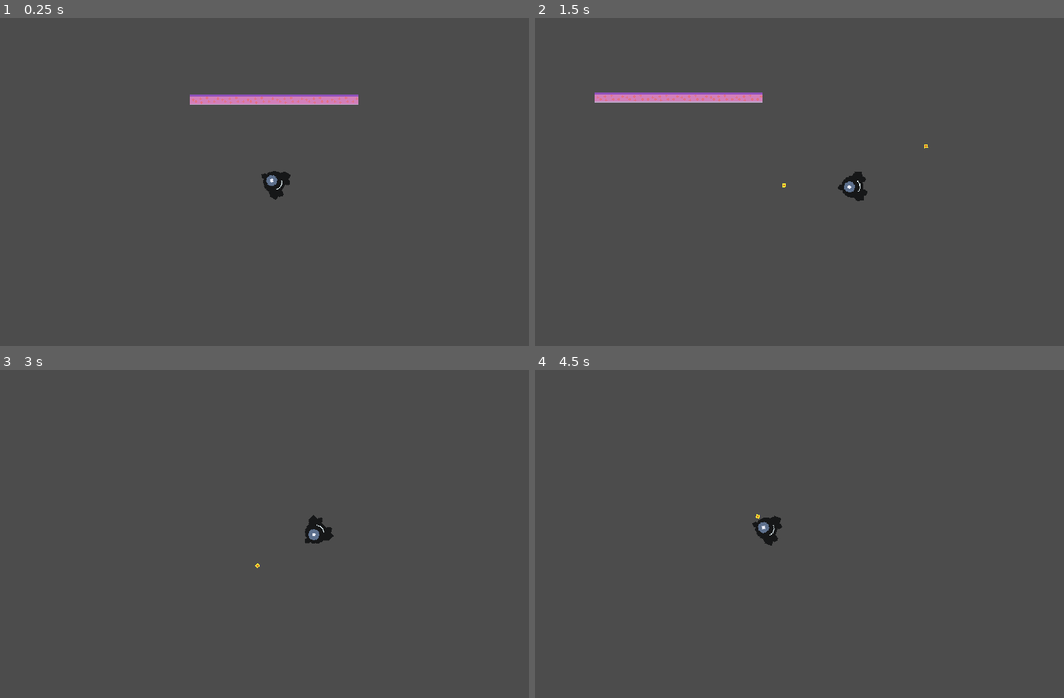
Above: before the commit, frames 1-4 (two rows, left to right).
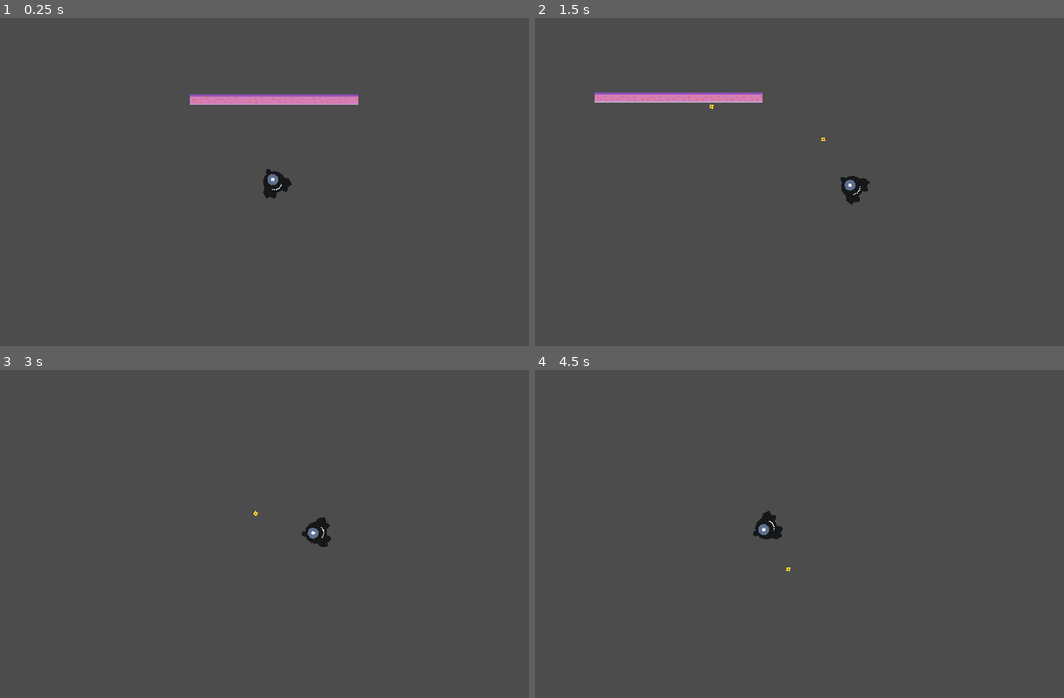
Above: after the commit, the same moments.

Repository: mrbenshef/CellDefence
Game: Godot game, scene res://World.tscn
The game is run twice, just before and just after one commit, with the same random seed, the same clock (stepped at 60 frames per second) and the same inputs.
Inputs (mouse positions are in pixels of both pictures, inside the frame that each line leads up to):
- Up to frame 1 (0.25 s): no input
- Up to frame 2 (1.5 s): move the mouse to (931, 165) at 0.52 s; hold D (right) 0.53-1.28 s; click (931, 165) at 0.6 s; move the mouse to (698, 198) at 1.27 s; hold S (down) from 1.28 s (still down); click (698, 198) at 1.35 s
- Up to frame 3 (3 s): move the mouse to (327, 461) at 2.02 s; release S (down) at 2.03 s; hold D (right) 2.03-2.78 s; click (327, 461) at 2.1 s; move the mouse to (248, 599) at 2.77 s; hold W (up) from 2.78 s (still down); click (248, 599) at 2.85 s
- Up to frame 4 (4.5 s): move the mouse to (974, 583) at 3.52 s; release W (up) at 3.53 s; hold A (left) from 3.53 s (still down); click (974, 583) at 3.6 s; move the mouse to (646, 484) at 4.27 s; click (646, 484) at 4.35 s

The runs differ from the first frame. In frame 1, 0.1% of the frame differs, in the area x 49-56%, y 46-56%; in frame 2, 0.2%, in the area x 33-75%, y 26-57%; in frame 3, 0.2%; in frame 4, 0.2%.

Commit message:
feat: add rotation smoothing to player

Diff:
--- a/Player.gd
+++ b/Player.gd
@@ -8,6 +8,7 @@
 export var ACCELERATION : int = 500
 export var FRICTION : int = 500
 export var BOUNCE : int = 300
+export var ROTATION_SMOOTHING : float = 0.1
 
 # onready var Wall : Wall = preload("res://Wall.tscn")
 
@@ -25,7 +26,7 @@
 
 func _physics_process(delta):
 	var mouse_pos = get_local_mouse_position()
-	rotation += mouse_pos.angle()
+	rotation += mouse_pos.angle() * ROTATION_SMOOTHING
 
 	var input_vector : Vector2 = Vector2.ZERO
 	input_vector.x = Input.get_action_strength("right") - Input.get_action_strength("left")
